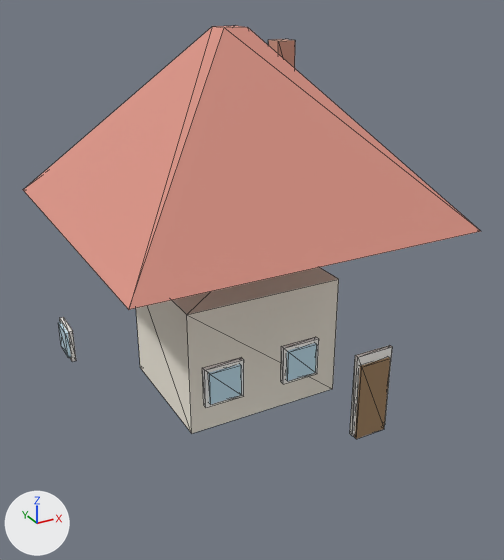
The glTF model public/assets/models/house.glb: old version first, new version second.
The view is the same before and after, from a 50 mm camera at (-3.65, -7.13, 5.7) aimed at (0.19, -0.14, 2.21). Lighting does not change. The marker at lower left points along +X, +Y and +Z. The older version comes first. Mesh edges are drawn as thin lines. Vertices at exactly the same position are counted once.

Names of what the first picture shows: 'House'.
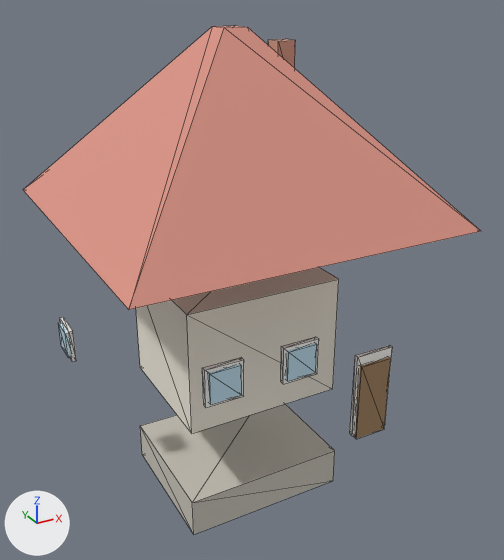
Pixel boxes [x1, y1, x2, y2] of what changed, in the pictures (504 x 560 px):
'House', reshaped (23% taller)
    before: [23, 26, 480, 439]
    after: [23, 26, 480, 534]
part 1 of me_cube, added
    after: [140, 404, 335, 534]

What the commit changed:
Material 'Foundation' (mat_foundation) is new.
Its base color is (0.6, 0.57, 0.5) (light grey #cbc7bc).
Its roughness is 0.95.
me_cube is used by ob_house; location (0.0, 0.0, 0.0).
me_cube had 88 vertices, 132 faces and spanned x -2.08..2.02, y -2.02..2.02, z 0.69..5.18.
me_cube now has 96 vertices, 144 faces and spans x -2.08..2.02, y -2.02..2.02, z -0.69..5.18.
me_cube part 1: a new loose piece, a box spanning x -1.05..1.05, y -0.9..0.9, z -0.69..-0.19, in mat_foundation (light grey #cbc7bc).
me_cube gains material mat_foundation (light grey #cbc7bc).
